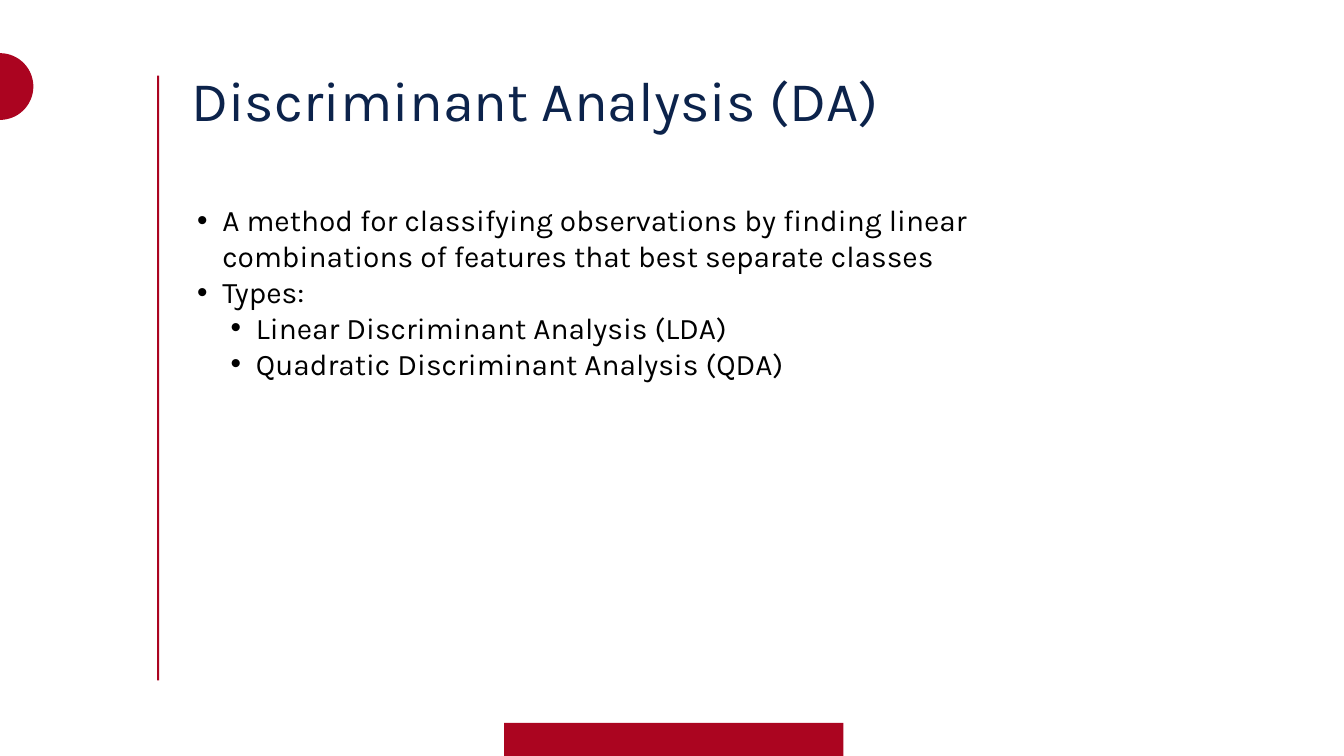
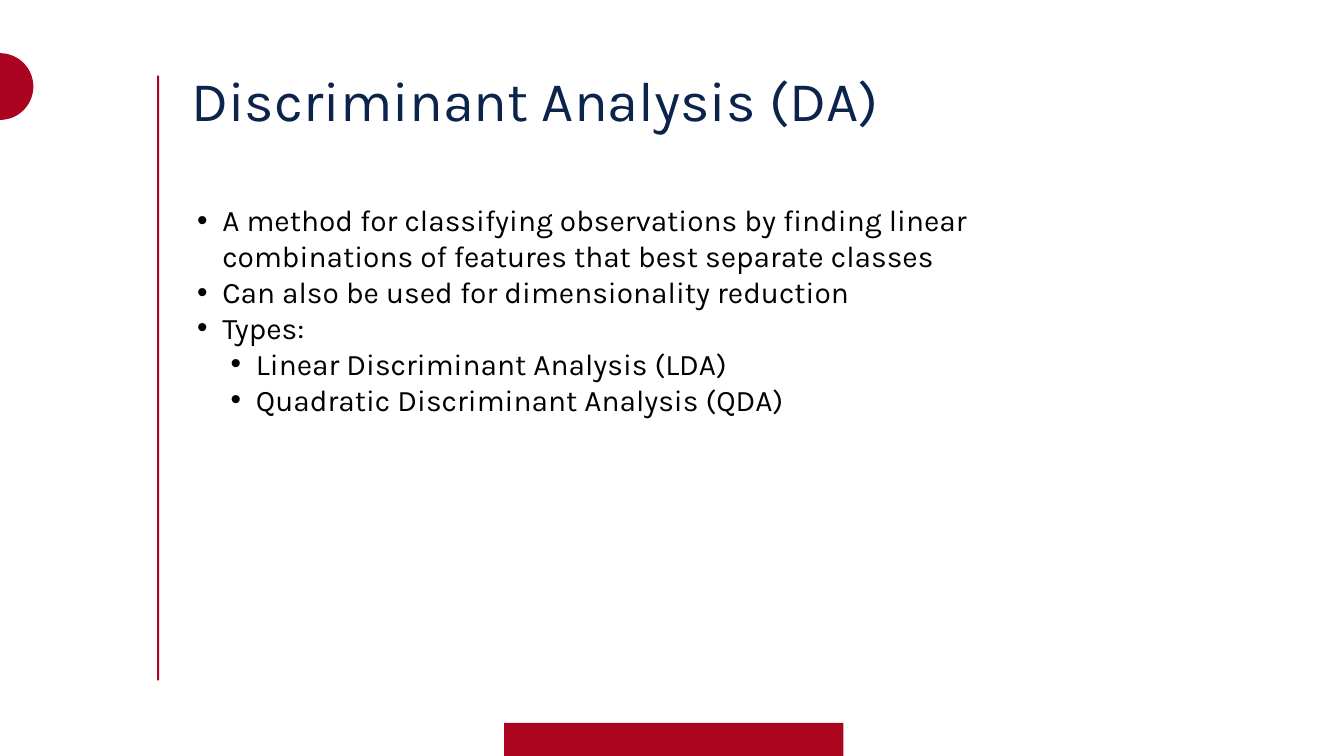
Before and after one commit to rileymawson/INFO_523_DAPC, a slide deck: slide 6 of DAPC_Info_523_RPM_BJMM.pptx. Drawn at 1344x756 pixels with LibreOffice and Linux fonts; fonts in the diff are those of the drawing; background and template pictures are left out. Boxes give left, top, right and bottom in pixels: in the first picture for what was removed or moved away, otherwise in the second. Text is boxed around its words. In the diff, an @@ line names an element or a change of style, - is before the commit and + after.

```diff
--- a/DAPC_Info_523_RPM_BJMM.pptx
+++ b/DAPC_Info_523_RPM_BJMM.pptx
@@ text at box(222, 282, 849, 311): paragraph added @@
+• Can also be used for dimensionality reduction
```
Also in this commit, not shown: 3 other slides changed, 4 slides added, 2 slides removed.
